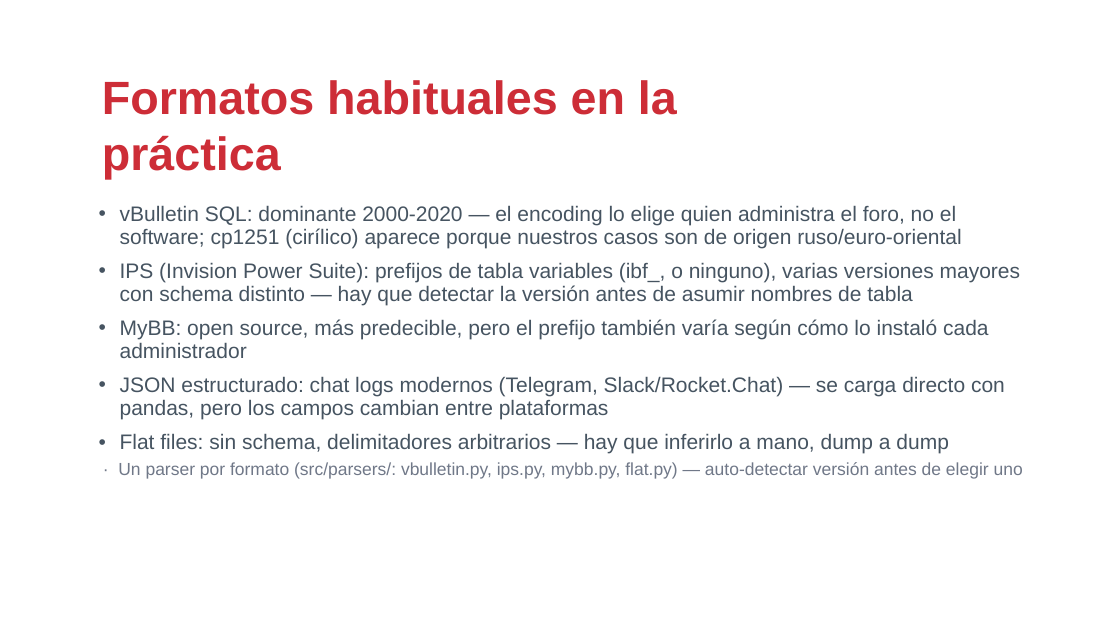
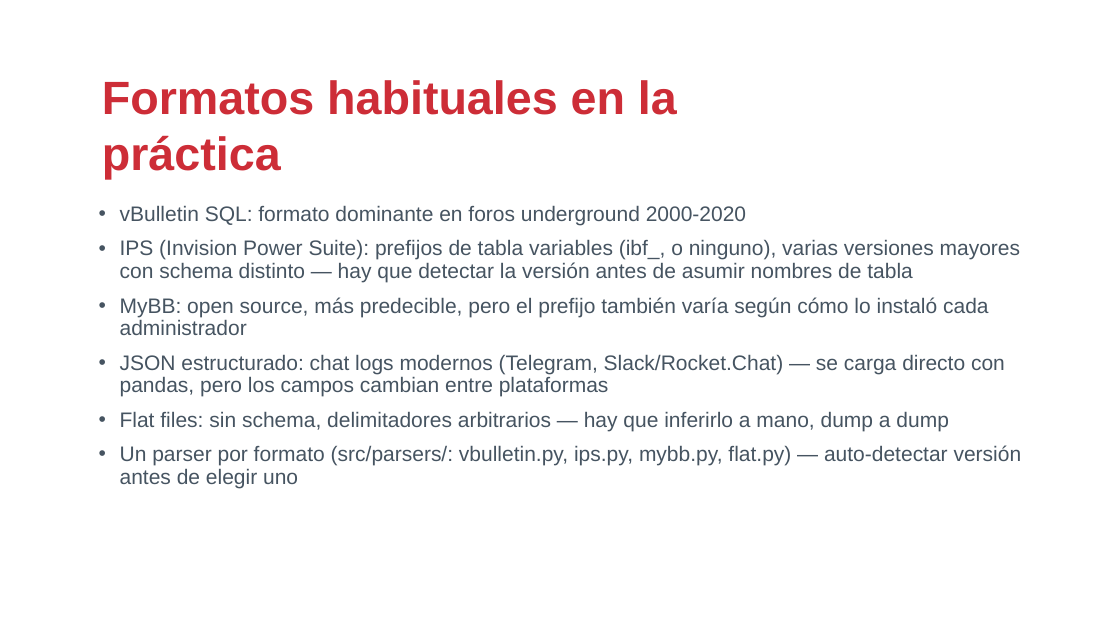
Before and after one commit to drj3ky11/FearOfTheDark, a slide deck: slide 7 of bloque0_ecosistema/csbc26_b0_ecosistema.pptx. Drawn at 1120x630 pixels with LibreOffice and Linux fonts; fonts in the diff are those of the drawing; background and template pictures are left out. Boxes give left, top, right and bottom in pixels: in the first picture for what was removed or moved away, otherwise in the second. Text is boxed around its words. In the diff, an @@ line names an element or a change of style, - is before the commit and + after.

```diff
--- a/bloque0_ecosistema/csbc26_b0_ecosistema.pptx
+++ b/bloque0_ecosistema/csbc26_b0_ecosistema.pptx
@@ text at (120,205,746,226): text changed @@
-• vBulletin SQL: dominante 2000-2020 — el encoding lo elige quien administra el foro, no el software; cp1251 (cirílico) aparece porque nuestros casos son de origen ruso/euro-oriental
+• vBulletin SQL: formato dominante en foros underground 2000-2020
@@ text at (120,445,1022,488): text changed; size 15 to 18 pt; text colour #707888 to #465461 @@
-  · Un parser por formato (src/parsers/: vbulletin.py, ips.py, mybb.py, flat.py) — auto-detectar versión antes de elegir uno
+• Un parser por formato (src/parsers/: vbulletin.py, ips.py, mybb.py, flat.py) — auto-detectar versión antes de elegir uno
```
Also in this commit, not shown: 2 other slides changed, 58 other files.
